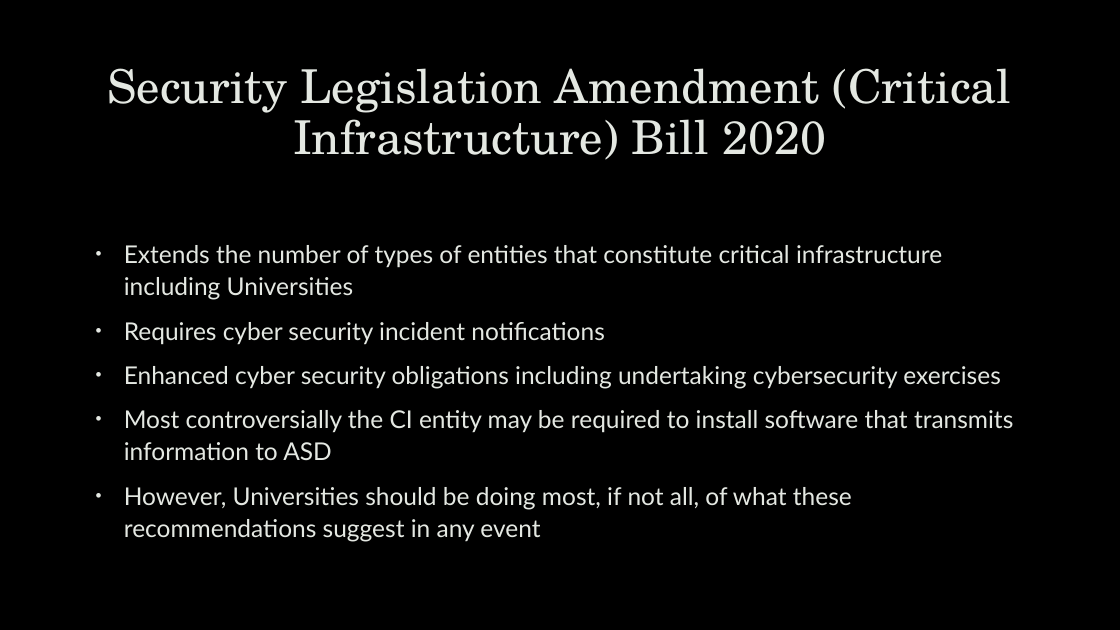
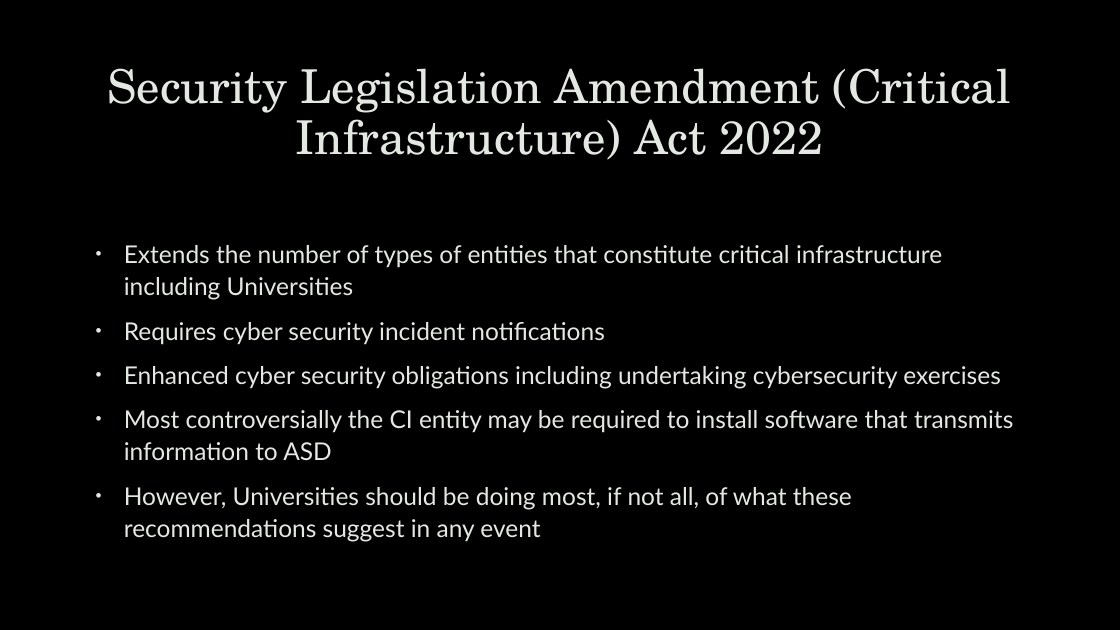
Before and after one commit to robert-mcknight/citx1003, a slide deck: slide 28 of cits1003-lecture_slides/CITS1003-A Cyber Law.pptx. Drawn at 1120x630 pixels with LibreOffice and Linux fonts; fonts in the diff are those of the drawing; background and template pictures are left out. Boxes give left, top, right and bottom in pixels: in the first picture for what was removed or moved away, otherwise in the second. Text is boxed around its words. In the diff, an @@ line names an element or a change of style, - is before the commit and + after.

```diff
--- a/cits1003-lecture_slides/CITS1003-A Cyber Law.pptx
+++ b/cits1003-lecture_slides/CITS1003-A Cyber Law.pptx
@@ title at (108,68,1012,160): text changed @@
-Security Legislation Amendment (Critical Infrastructure) Bill 2020
+Security Legislation Amendment (Critical Infrastructure) Act 2022
```
Also in this commit, not shown: 4 other slides changed, 7 other files.
